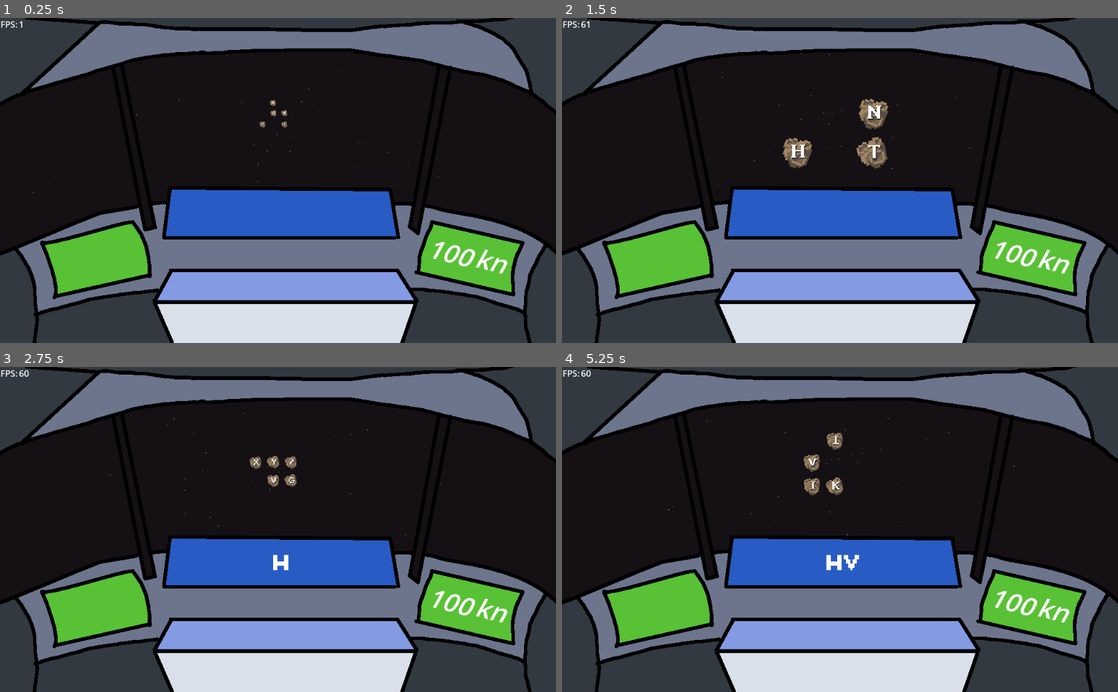
Above: before the commit, frames 1-4 (two rows, left to right).
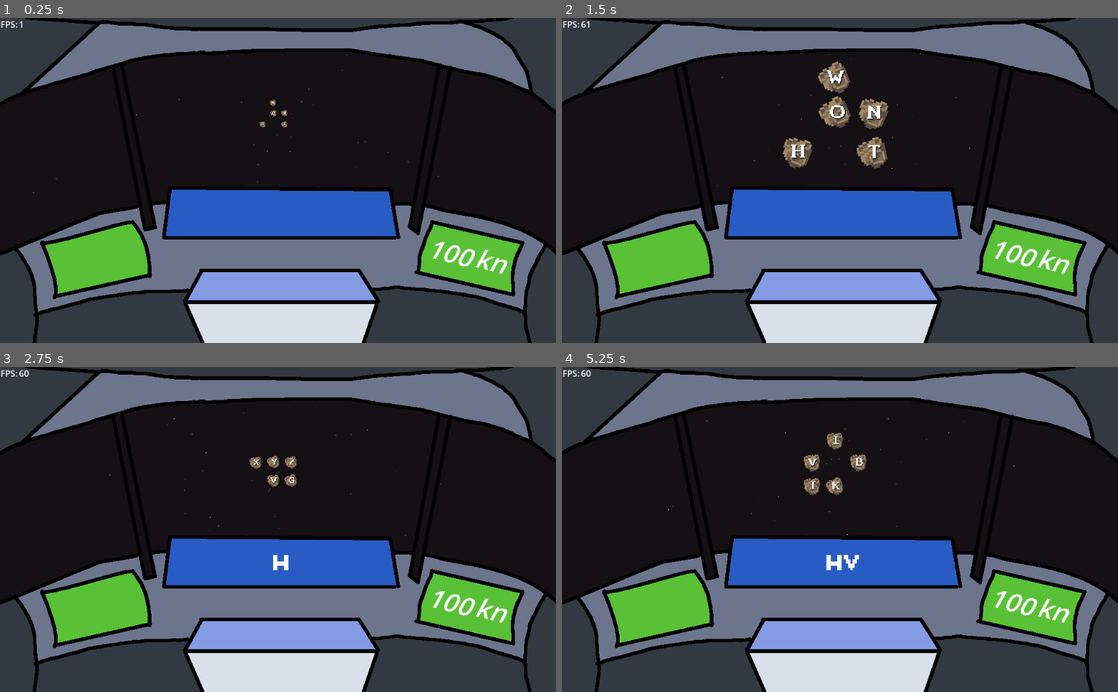
Above: after the commit, the same moments.

Repository: sugarvoid/alpha-space
Game: Godot game, scene res://game/game.tscn
Same seed, same stepped clock (60 frames per second), same inputs: the game is played once before the commit and once after it.
Inputs (mouse positions are in pixels of both pictures, inside the frame that each line leads up to):
- Up to frame 1 (0.25 s): no input
- Up to frame 2 (1.5 s): tap Enter at 0.5 s; move the mouse to (834, 96) at 0.52 s; hold Keypad 8 (num_pad_eight) 0.53-1.28 s; click (834, 96) at 0.67 s; tap Keypad 5 (num_pad_five) at 0.8, 1.35 s; move the mouse to (867, 112) at 1.27 s; click (867, 112) at 1.42 s
- Up to frame 3 (2.75 s): tap Keypad 4 (num_pad_four) at 1.55 s; move the mouse to (233, 500) at 2.02 s; hold Keypad 4 (num_pad_four) from 2.03 s (still down); click (233, 500) at 2.17 s; tap Keypad 9 (num_pad_nine) at 2.3 s
- Up to frame 4 (5.25 s): move the mouse to (851, 480) at 2.77 s; release Keypad 4 (num_pad_four) at 2.78 s; tap Keypad 9 (num_pad_nine) at 2.85 s; click (851, 480) at 2.92 s; tap Keypad 1 (num_pad_one) at 3.05 s; move the mouse to (867, 461) at 3.52 s; hold Keypad 1 (num_pad_one) 3.53-4.28 s; click (867, 461) at 3.67 s; tap Keypad 7 (num_pad_seven) at 3.8, 4.35 s; move the mouse to (834, 500) at 4.27 s; click (834, 500) at 4.42 s; tap Keypad 6 (num_pad_six) at 4.55 s; move the mouse to (817, 461) at 5.02 s; hold Keypad 6 (num_pad_six) from 5.03 s (still down); click (817, 461) at 5.17 s

The runs differ from the first frame. In frame 1, 3.1% of the frame differs, in the area x 26-76%, y 77-100%; in frame 2, 3.9%, in the area x 26-76%, y 13-100%; in frame 3, 3.1%; in frame 4, 3.3%.

Commit message:
Made letter bank fully functional

Diff:
--- a/game/game.gd
+++ b/game/game.gd
@@ -10,7 +10,6 @@
 @onready var laser_manager: LaserManager = get_node("LaserManager")
 @onready var hud: HUD = get_node("HUD")
 @onready var letter_bank: LetterBank = get_node("LetterBank")
-
 @onready var slot_0: BankSlot = get_node("LetterBank/Slots/BankSlot0")
 @onready var slot_1: BankSlot = get_node("LetterBank/Slots/BankSlot1")
 @onready var slot_2: BankSlot = get_node("LetterBank/Slots/BankSlot2")
@@ -27,9 +26,12 @@
 var typed_letters: Array = []
 var pizza = load("res://game/pizza_cursor.png")
 
+var _distance_to_goal: int = 100
+
 
 func _ready() -> void:
 	self.word_manager.load_words_from_file()
+	self.hud.update_distance_left_label(self._distance_to_goal)
 	Input.set_custom_mouse_cursor(pizza)
 	self._connect_signals()
 	var timer: Timer = Timer.new()
@@ -48,33 +50,6 @@
 	self.meteor_manager.new_round(self.meteors_per_round)
 
 func _unhandled_input(event) -> void:
-	if event.is_action_pressed("num_pad_one"):
-		print('6')
-		_shoot_laser(6)
-	elif event.is_action_pressed("num_pad_two"):
-		print('7')
-		_shoot_laser(7)
-	elif event.is_action_pressed("num_pad_three"):
-		print('8')
-		_shoot_laser(8)
-	elif event.is_action_pressed("num_pad_four"):
-		print('3')
-		_shoot_laser(3)
-	elif event.is_action_pressed("num_pad_five"):
-		print('4')
-		_shoot_laser(4)
-	elif event.is_action_pressed("num_pad_six"):
-		print('5')
-		_shoot_laser(5)
-	elif event.is_action_pressed("num_pad_seven"):
-		print('0')
-		_shoot_laser(0)
-	elif event.is_action_pressed("num_pad_eight"):
-		print('1')
-		_shoot_laser(1)
-	elif event.is_action_pressed("num_pad_nine"):
-		print('2')
-		_shoot_laser(2)
 
 	if event is InputEventKey and event.is_pressed():
 		if event.keycode == 4194309:
@@ -115,12 +90,15 @@
 	self._new_round()
 
 func _submit_word() -> void:
-	print(str("running score is: ", self.word_manager.get_running_score()))
-	print(str("is word real: ", self.word_manager.check_if_word_is_vaild()))
 	if self.word_manager.check_if_word_is_vaild():
-		print('vaild word')
+		# TODO: Remove me!
+		print(str(word_manager.running_word), ' is a vaild word')
+		# Play positive sound
+		self._lower_distance_left(self.word_manager.get_running_score())
+		self.hud.update_distance_left_label(self._distance_to_goal)
 	else:
-		print('wrong')
+		# TODO: Remove me!
+		print(str(word_manager.running_word), ' is not a vaild word')
 
 	self.word_manager.reset_values()
 	self.hud
@@ -139,6 +117,9 @@
 		return
 
 
+func _lower_distance_left(value: int) -> void:
+	self._distance_to_goal -= value
+
 
 func _on_enter_button_input_event(viewport, event, shape_idx):
 	if event is InputEventMouseButton and event.is_pressed():
--- a/game/hud/hud.gd
+++ b/game/hud/hud.gd
@@ -3,7 +3,6 @@
 
 @onready var lbl_running_word: Label = get_node("lbl_RunningWord")
 @onready var lbl_distance_left: Label = get_node("Distance/lbl_DistanceLeft")
-
 
 
 func _ready() -> void:
@@ -19,5 +18,5 @@
 	lbl_running_word.text = word
 
 
-func update_distance_letf_label(number: int) -> void:
+func update_distance_left_label(number: int) -> void:
 	lbl_distance_left.text = str(number)
--- a/game/letter_bank/letter_bank.gd
+++ b/game/letter_bank/letter_bank.gd
@@ -21,11 +21,7 @@
 	pass
 
 
-func _add_pos_to_spwan_point_array() -> void:
-	var i = 0
-	for pos in self.slots.get_children():
-		self.letter_spawn_positions[i] = pos.global_position
-		i += 1
+
 
 
 func add_letter_to_bank(letter: String) -> void:
@@ -36,8 +32,3 @@
 			slot.add_letter(letter)
 			emit_signal("on_valid_store", letter)
 			return
-
-
-func _remove_pos_nodes() -> void:
-	# Once the vectors have been put in the array, the nodes are no longer needed
-	self.slots.queue_free()
--- a/game/letter_bank/letter_bank.tscn
+++ b/game/letter_bank/letter_bank.tscn
@@ -8,15 +8,14 @@
 script = ExtResource("1_x0kyc")
 
 [node name="CorkPit" parent="." instance=ExtResource("1_mmcqk")]
-visible = false
 
 [node name="Slots" type="Node2D" parent="."]
 
 [node name="BankSlot0" parent="Slots" instance=ExtResource("3_3mfnw")]
-position = Vector2(433, 490)
+position = Vector2(448, 494)
 
 [node name="BankSlot1" parent="Slots" instance=ExtResource("3_3mfnw")]
-position = Vector2(490, 491)
+position = Vector2(513, 494)
 
 [node name="BankSlot2" parent="Slots" instance=ExtResource("3_3mfnw")]
-position = Vector2(544, 492)
+position = Vector2(580, 495)
--- a/game/letter_bank/letter_square.gd
+++ b/game/letter_bank/letter_square.gd
@@ -9,21 +9,17 @@
 @onready var lbl_letter: Label = get_node("Label")
 
 
-var letter: String = "f"
+var letter: String
 
-# Called when the node enters the scene tree for the first time.
+
 func _ready() -> void:
 	self.lbl_letter.text = self.letter.to_upper()
-
-# Called every frame. 'delta' is the elapsed time since the previous frame.
-func _process(delta: float) -> void:
-	pass
-
 
 
 func change_font_color(color: Color) -> void:
 	#self.lbl_letter.font_color = Color.REBECCA_PURPLE
 	self.lbl_letter.set("theme_override_colors/font_color", color)
 
-func set_letter_value(letter: String) -> void:
-	self.letter = letter
+
+func set_letter_value(l: String) -> void:
+	self.letter = l
--- a/game/manager/meteor_manager.gd
+++ b/game/manager/meteor_manager.gd
@@ -42,34 +42,33 @@
 	add_meteor_to_screen(1)
 
 
-
-# Called every frame. 'delta' is the elapsed time since the previous frame.
-func _process(delta: float) -> void:
-	pass
-
 func new_round(meteors: int) -> void:
-	print(str("i have ", self.get_child_count(), "kids"))
 	for m in self.get_children():
 		remove_meteor(m)
 	self._spawn_meteors(meteors)
 
+
 func _meteor_shot(m: Meteor) -> void:
 	self.emit_signal("send_shoot", m.slot_number)
 	self.emit_signal("meteor_shot", m.letter)
-	print(m.letter)
+
 
 func _meteor_stored(m: Meteor) -> void:
 	self.emit_signal("send_save", m.slot_number)
 	self.emit_signal("meteor_stored", m.letter)
 
+
 func _get_random_letter() -> String:
 	return self.LETTERS[randi() % LETTERS.size()]
+
 
 func _add_meteor_to_child(child_num: int, meteor: Meteor) -> void:
 	self.add_child(meteor)
 	self.current_meteors[child_num] = meteor
 
+
 func remove_meteor(meteor: Meteor) -> void:
+	#TODO: Add explosion animation
 	print(meteor)
 	#var explosion = p_Explosion.instantiate()
 	#explosion.position = meteor.global_position
--- a/game/manager/word_manager.gd
+++ b/game/manager/word_manager.gd
@@ -15,10 +15,10 @@
 var _running_score: int
 var VALID_WORDS: Array[String]
 
-var test_var = "test string"
 
 func get_running_score() -> int:
 	return self._running_score
+
 
 func load_words_from_file() -> void:
 	var path = "res://game/manager/fixed_words.txt"
@@ -49,7 +49,6 @@
 
 func add_letter(letter: String) -> void:
 	# Rename to add_letter_to_running_word
-	print("we here")
 	# add points based on letter
 	self._running_score += self.get_letter_vaule(letter)
 	self.typed_word.append(letter)
@@ -60,12 +59,10 @@
 	self.emit_signal("on_running_word_update", self.running_word)
 
 
-
 func _update_running_word() -> void:
 	self.running_word = ""
 	for letter in self.typed_word:
 		self.running_word += letter
-
 
 
 func check_if_word_is_vaild() -> bool:
--- a/game/meteor/meteor.gd
+++ b/game/meteor/meteor.gd
@@ -46,9 +46,6 @@
 
 func _update_label() -> void:
 	self.label.text = self.letter.to_upper()
-
-func check_for_match(input: String) -> bool:
-	return true
 
 func get_current_scale() -> Vector2:
 	return self.scale
@@ -102,7 +99,7 @@
 	return rng.randf_range(-0.5, 0.5)
 
 
-func _on_area_2d_input_event(viewport: Node, event: InputEvent, shape_idx: int) -> void:
+func _on_area_2d_input_event(_viewport: Node, event: InputEvent, _shape_idx: int) -> void:
 	if event is InputEventMouseButton and event.is_pressed() and self.is_clickable:
 		print(event)
 		if event.button_index == 1:
--- a/game/meteor/reticle.gd
+++ b/game/meteor/reticle.gd
@@ -8,13 +8,3 @@
 }
 
 var state: int
-
-
-# Called when the node enters the scene tree for the first time.
-func _ready() -> void:
-	pass # Replace with function body.
-
-
-# Called every frame. 'delta' is the elapsed time since the previous frame.
-func _process(delta: float) -> void:
-	pass
Binary file changed: game/corkpit/cockpit_new.png
